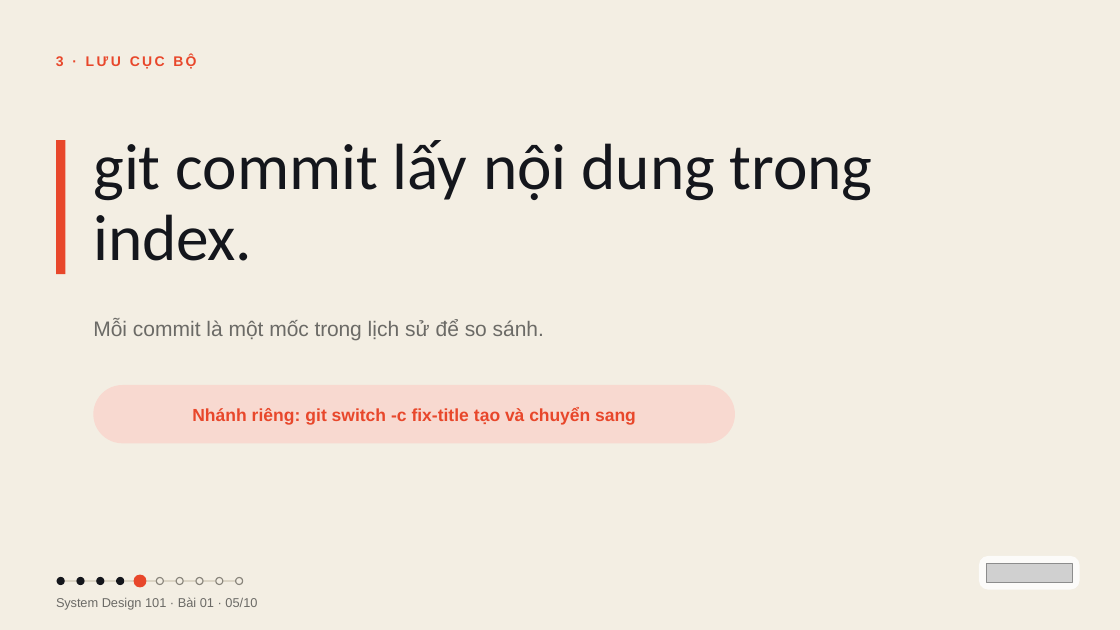
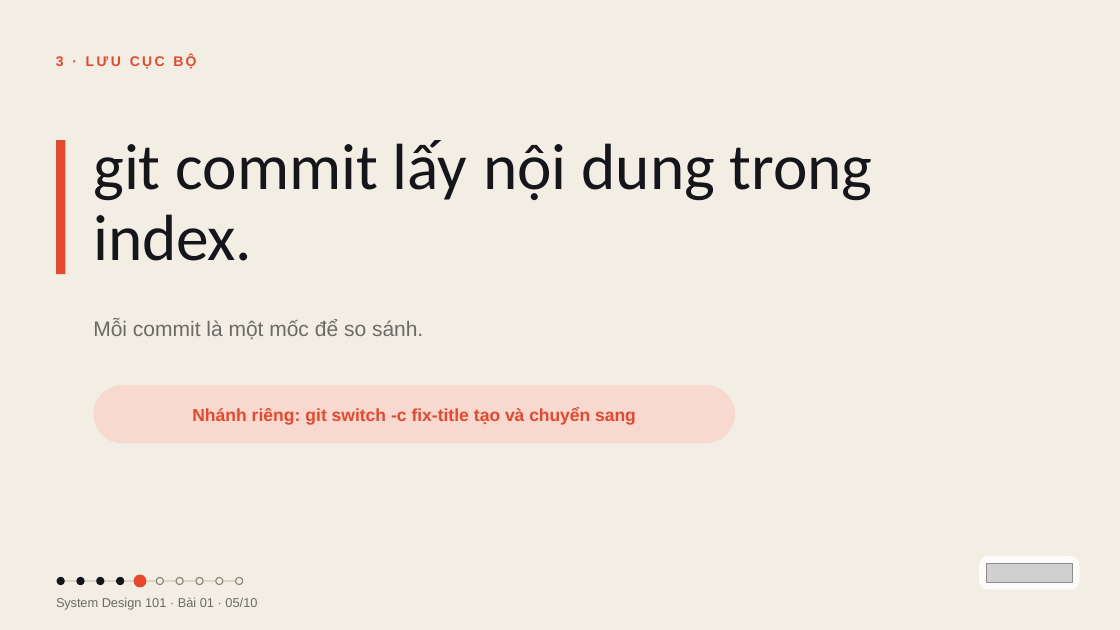
Before and after one commit to vohoailinh90/tool-marketing-studio, a slide deck: slide 5 of system-design-101/vi/lessons/sd-09-001/slides/sd-09-001.pptx. Drawn at 1120x630 pixels with LibreOffice and Linux fonts; fonts in the diff are those of the drawing; grey boxes stand for pictures. Boxes give left, top, right and bottom in pixels: in the first picture for what was removed or moved away, otherwise in the second. Text is boxed around its words. In the diff, an @@ line names an element or a change of style, - is before the commit and + after.

```diff
--- a/system-design-101/vi/lessons/sd-09-001/slides/sd-09-001.pptx
+++ b/system-design-101/vi/lessons/sd-09-001/slides/sd-09-001.pptx
@@ text at [93,319,423,339]: text changed @@
-Mỗi commit là một mốc trong lịch sử để so sánh.
+Mỗi commit là một mốc để so sánh.
```
Also in this commit, not shown: 2 other slides changed, 4 other files.
